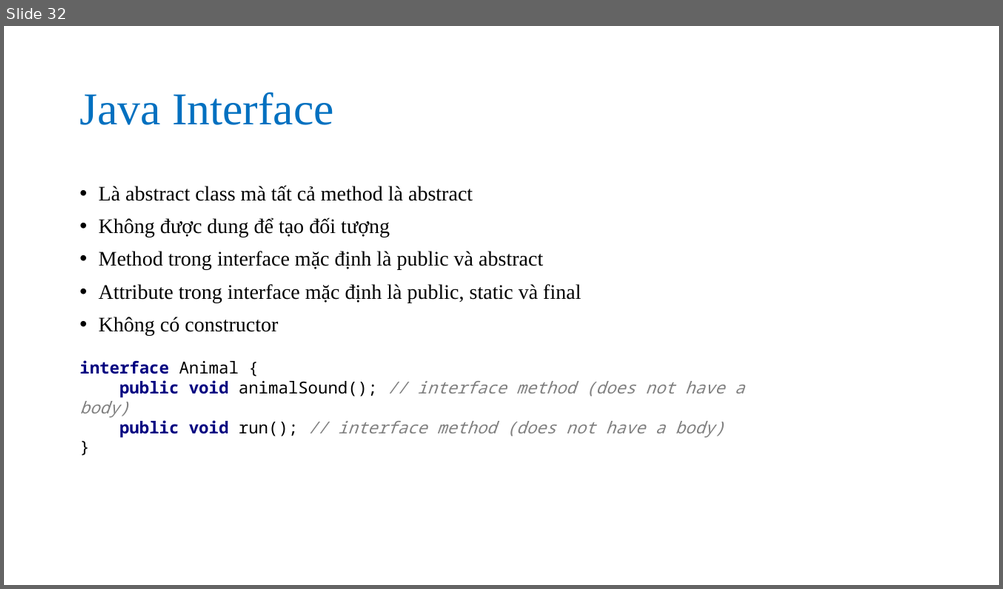
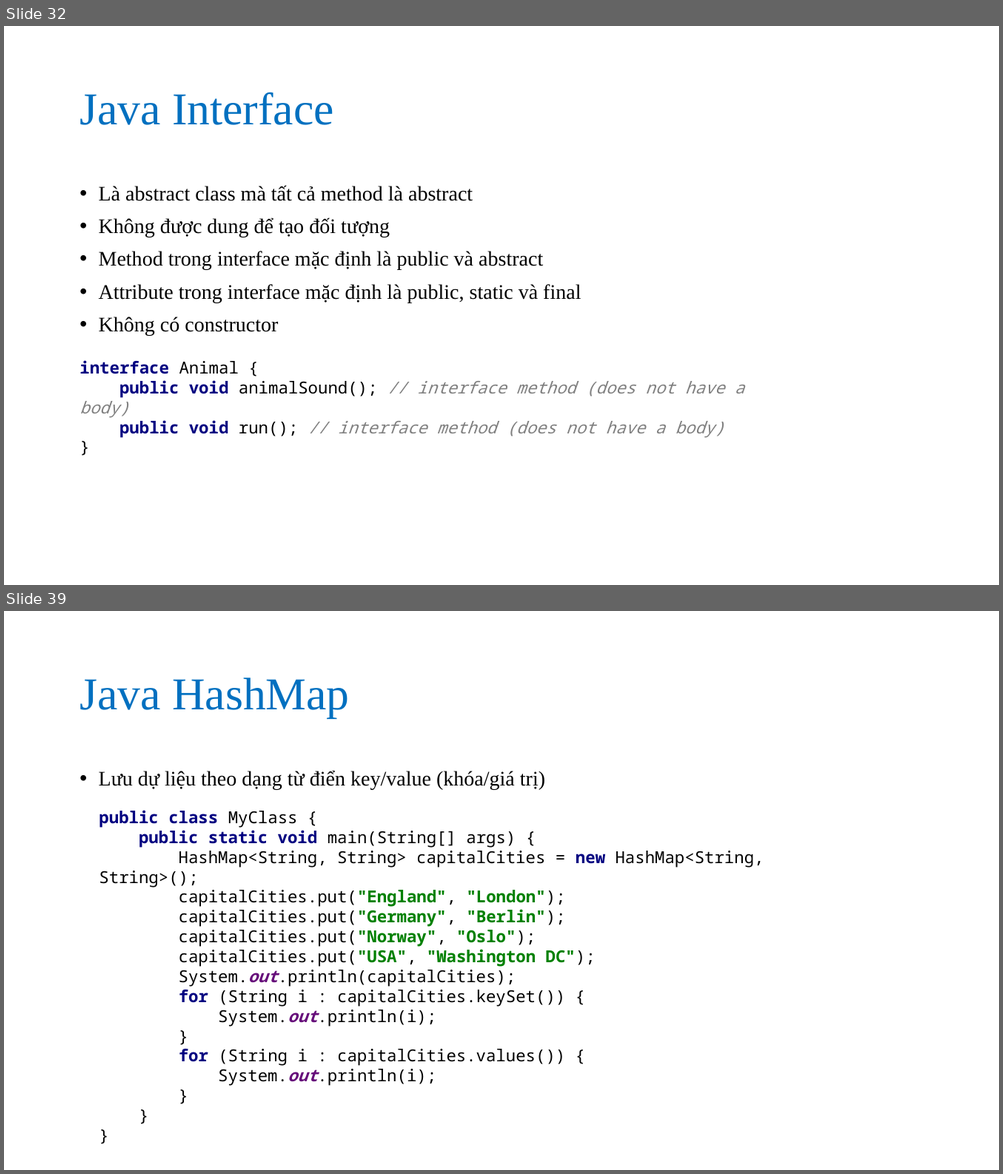
Before and after one commit to nguyenvanson332000/19jsp06, a slide deck: slides/java_core/java_oop.pptx. Shown one above the other, each under a label of ours: slide 32 before the commit, slides 32 and 39 after it; the slides between them are not shown. The pictures are 1003x589 and 1003x1174 pixels, drawn with LibreOffice and Linux fonts; fonts in the diff are those of the drawing. Boxes give left, top, right and bottom in pixels: in the first picture for what was removed or moved away, otherwise in the second. Text is boxed around its words. In the diff, an @@ line names an element or a change of style, - is before the commit and + after.

Commit message:
Java oop 3

```diff
--- a/slides/java_core/java_oop.pptx
+++ b/slides/java_core/java_oop.pptx
@@ slide 39 added at (4,611,999,1170), background #FFFFFF @@
@@ title added at (79,678,349,718), 44 pt, text #0070C0 @@
+Java HashMap
@@ text added at (99,770,545,790), 20 pt, text #000000 @@
+• Lưu dự liệu theo dạng từ điển key/value (khóa/giá trị)
@@ text added at (99,810,764,1086), 16 pt, text #000000 @@
+public class MyClass {
+public static void main(String[] args) {
+HashMap<String, String> capitalCities = new HashMap<String, String>();
+capitalCities.put("England", "London");
+capitalCities.put("Germany", "Berlin");
+capitalCities.put("Norway", "Oslo");
+capitalCities.put("USA", "Washington DC");
+System.out.println(capitalCities);
+for (String i : capitalCities.keySet()) {
+System.out.println(i);
+}
+for (String i : capitalCities.values()) {
+System.out.println(i);
+}
+}
+}
```
Also in this commit, not shown: 9 other slides added, 1 other file.
